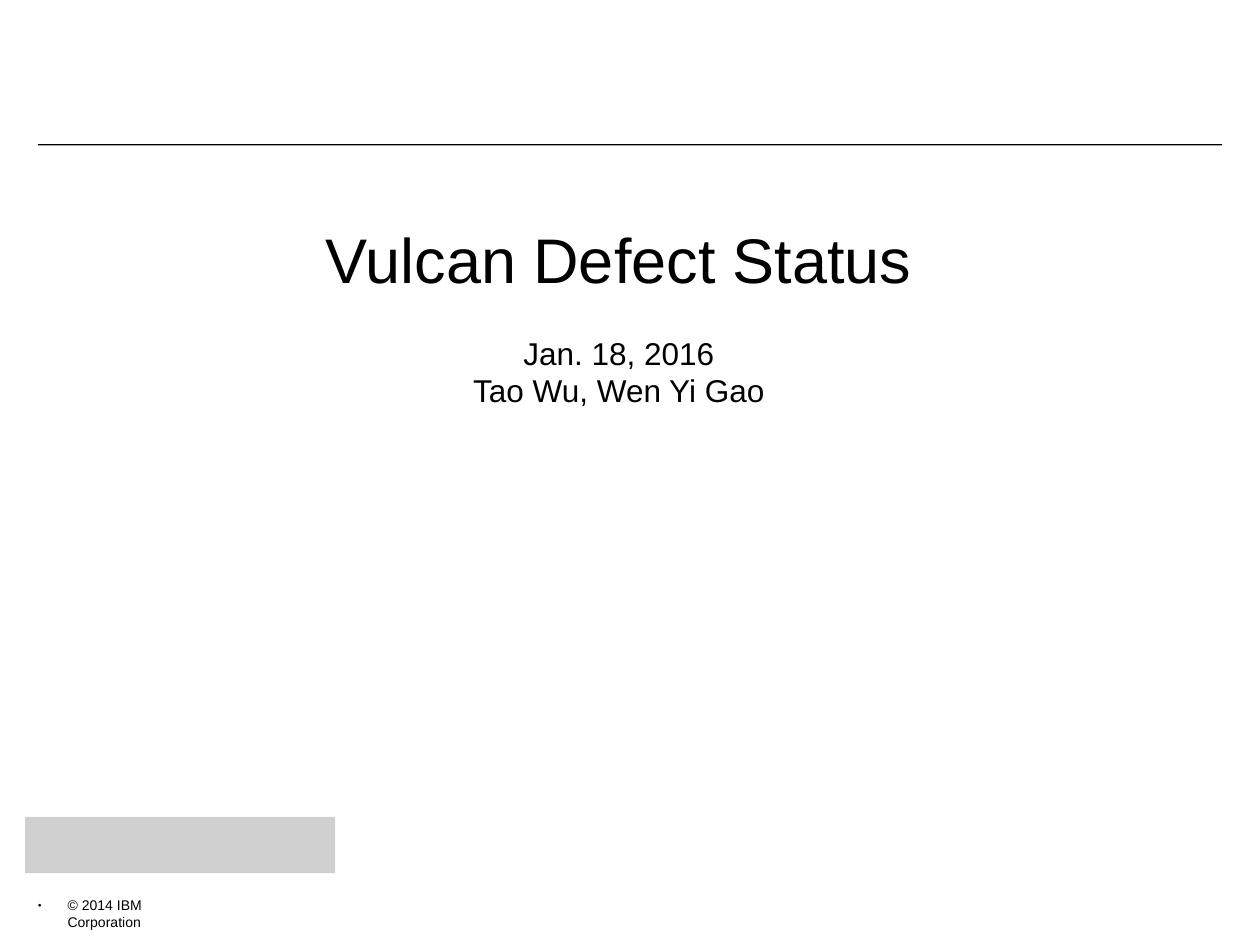
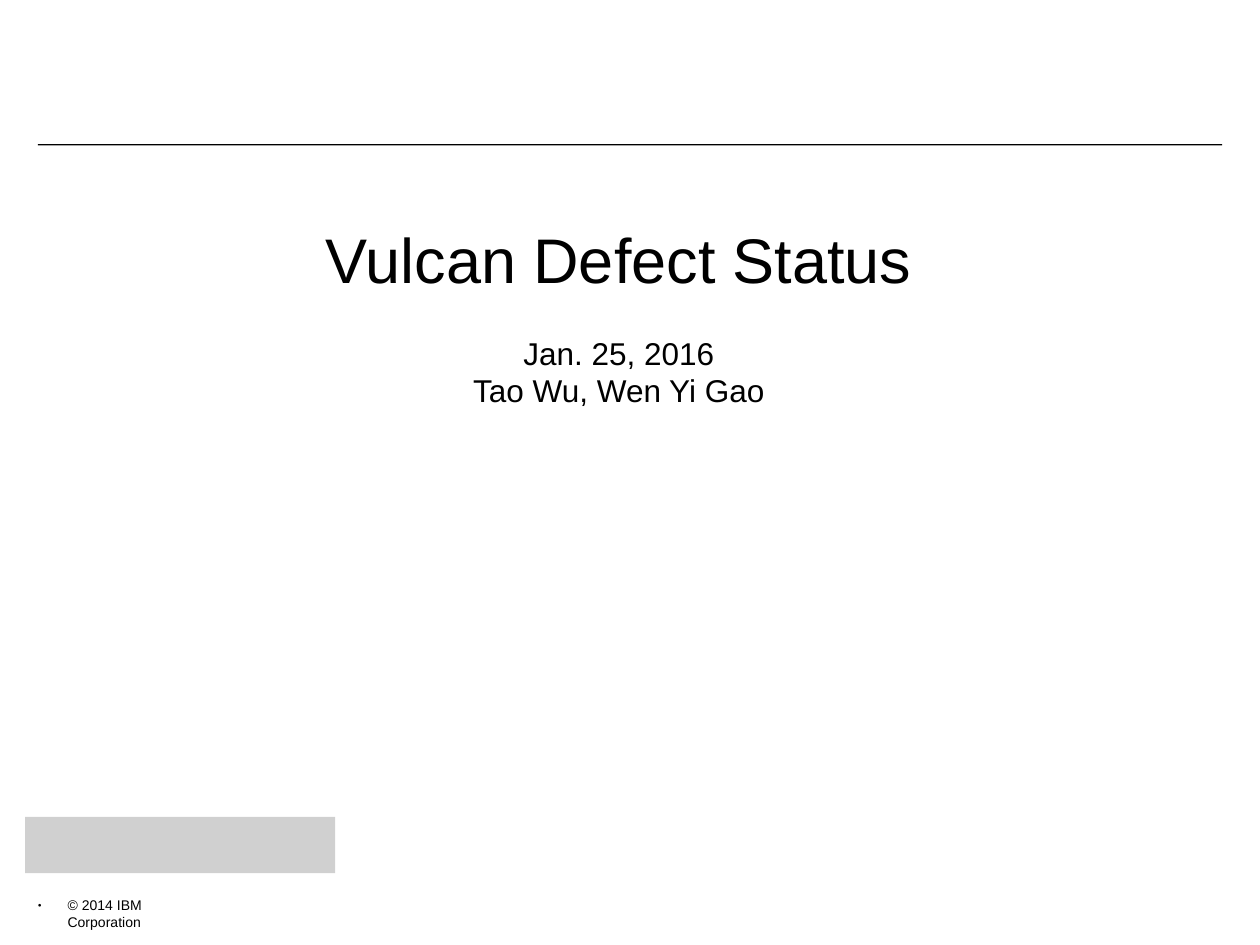
Before and after one commit to bjwt/test, a slide deck: slide 1 of bugs/Vulcan Defect Status.odp. Drawn at 1260x945 pixels with LibreOffice and Linux fonts; fonts in the diff are those of the drawing; grey boxes stand for pictures; background and template pictures are left out. Boxes give left, top, right and bottom in pixels: in the first picture for what was removed or moved away, otherwise in the second. Text is boxed around its words. In the diff, an @@ line names an element or a change of style, - is before the commit and + after.

```diff
--- a/bugs/Vulcan Defect Status.odp
+++ b/bugs/Vulcan Defect Status.odp
@@ title at box(326, 237, 911, 406): text changed @@
-Vulcan Defect Status
-Jan. 18, 2016
-Tao Wu, Wen Yi Gao
+Vulcan Defect Status
+Jan. 25, 2016
+Tao Wu, Wen Yi Gao
```
Also in this commit, not shown: 3 other slides changed, 2 other files.
